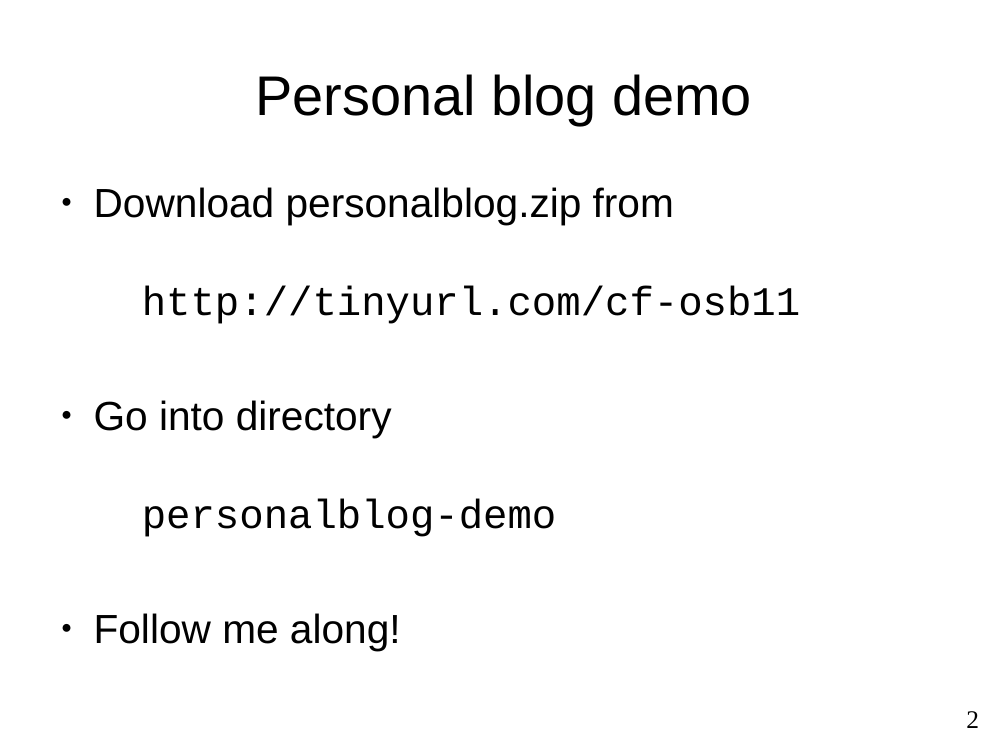
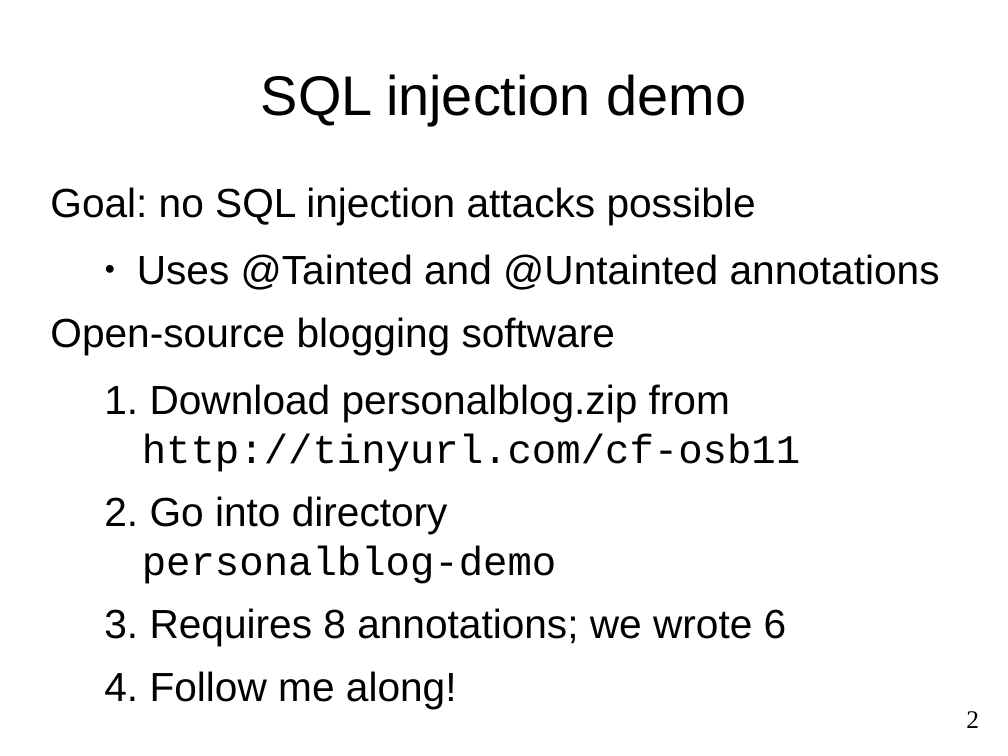
Before and after one commit to reprogrammer/checker-framework, a slide deck: slide 2 of demos/2011-OSBridge/usage.odp. Drawn at 1008x756 pixels with LibreOffice and Linux fonts; fonts in the diff are those of the drawing. Boxes give left, top, right and bottom in pixels: in the first picture for what was removed or moved away, otherwise in the second. Text is boxed around its words. In the diff, an @@ line names an element or a change of style, - is before the commit and + after.

```diff
--- a/demos/2011-OSBridge/usage.odp
+++ b/demos/2011-OSBridge/usage.odp
@@ title at <box>261,74,746,125</box>: text changed @@
-Personal blog demo
+SQL injection demo
@@ text at <box>50,187,940,355</box>: paragraphs added @@
+Goal: no SQL injection attacks possible
+  ● Uses @Tainted and @Untainted annotations
+Open-source blogging software
@@ text at <box>142,384,800,709</box>: bullet ● to 1.; list level 1 to 2 in "Download personalblog.zip from http://tinyurl.com/cf-osb11"; list level 1 to 2 in "Go into directory personalblog-demo"; list level 1 to 2 in "Follow me along!" @@
@@ text at <box>150,608,787,645</box>: paragraph added @@
+  3. Requires 8 annotations; we wrote 6
```
Also in this commit, not shown: 2 other slides changed, 1 other file.
